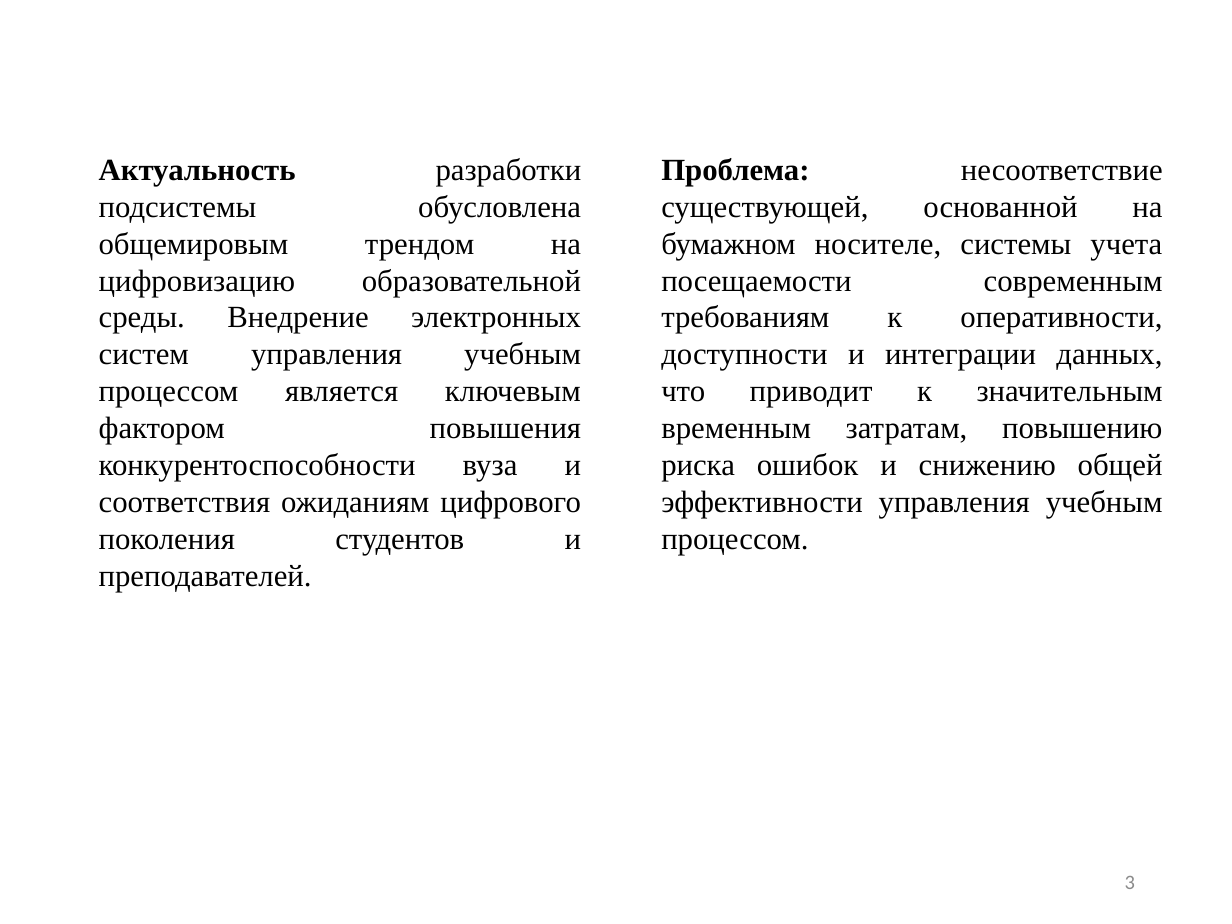
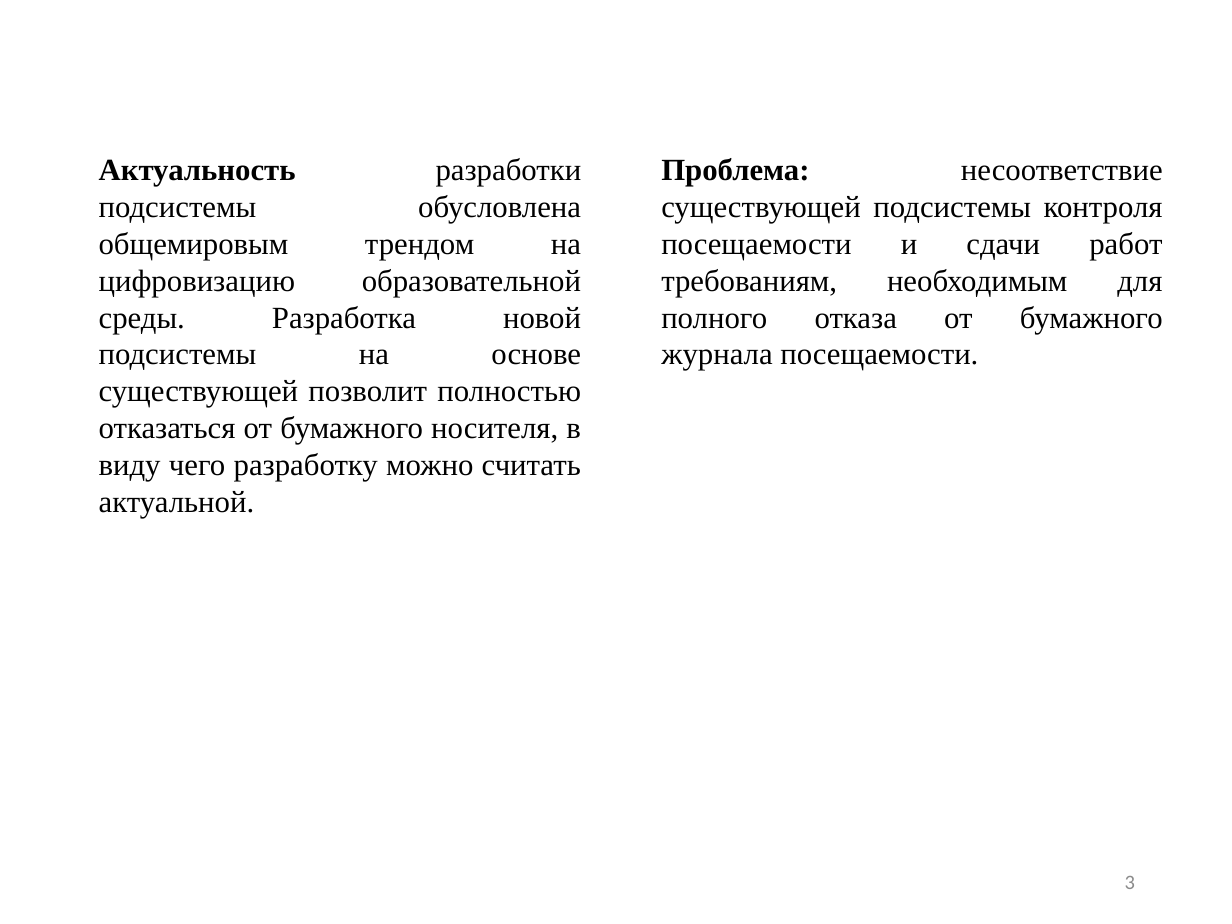
Before and after one commit to kuskas112/Labs, a slide deck: slide 3 of ВКР/ВКР_Василения_21ПГ.pptx. Drawn at 1232x924 pixels with LibreOffice and Linux fonts; fonts in the diff are those of the drawing. Boxes give left, top, right and bottom in pixels: in the first picture for what was removed or moved away, otherwise in the second. Text is boxed around its words. In the diff, an @@ line names an element or a change of style, - is before the commit and + after.

Commit message:
цель проблема и актуальность вкр

```diff
--- a/ВКР/ВКР_Василения_21ПГ.pptx
+++ b/ВКР/ВКР_Василения_21ПГ.pptx
@@ text at [99,158,582,518]: text changed @@
-Актуальность разработки подсистемы обусловлена общемировым трендом на цифровизацию образовательной среды. Внедрение электронных систем управления учебным процессом является ключевым фактором повышения конкурентоспособности вуза и соответствия ожиданиям цифрового поколения студентов и преподавателей.
+Актуальность разработки подсистемы обусловлена общемировым трендом на цифровизацию образовательной среды. Разработка новой подсистемы на основе существующей позволит полностью отказаться от бумажного носителя, в виду чего разработку можно считать актуальной.
@@ text at [661,158,1163,371]: text changed @@
-Проблема: несоответствие существующей, основанной на бумажном носителе, системы учета посещаемости современным требованиям к оперативности, доступности и интеграции данных, что приводит к значительным временным затратам, повышению риска ошибок и снижению общей эффективности управления учебным процессом.
+Проблема: несоответствие существующей подсистемы контроля посещаемости и сдачи работ требованиям, необходимым для полного отказа от бумажного журнала посещаемости.
```
Also in this commit, not shown: 1 other slide changed.
